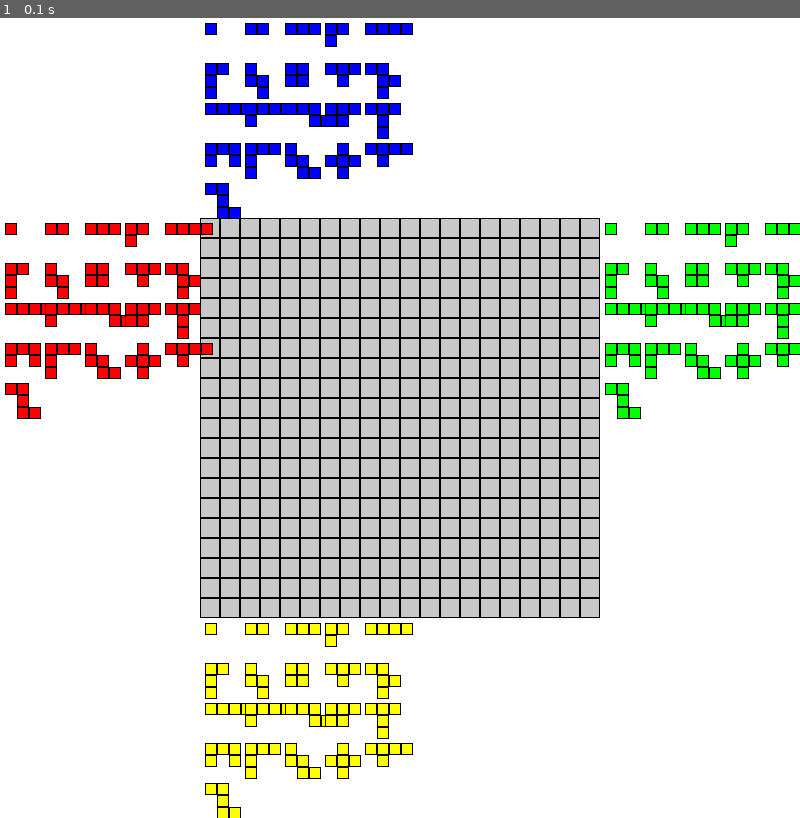
Above: before the commit, frame 1.
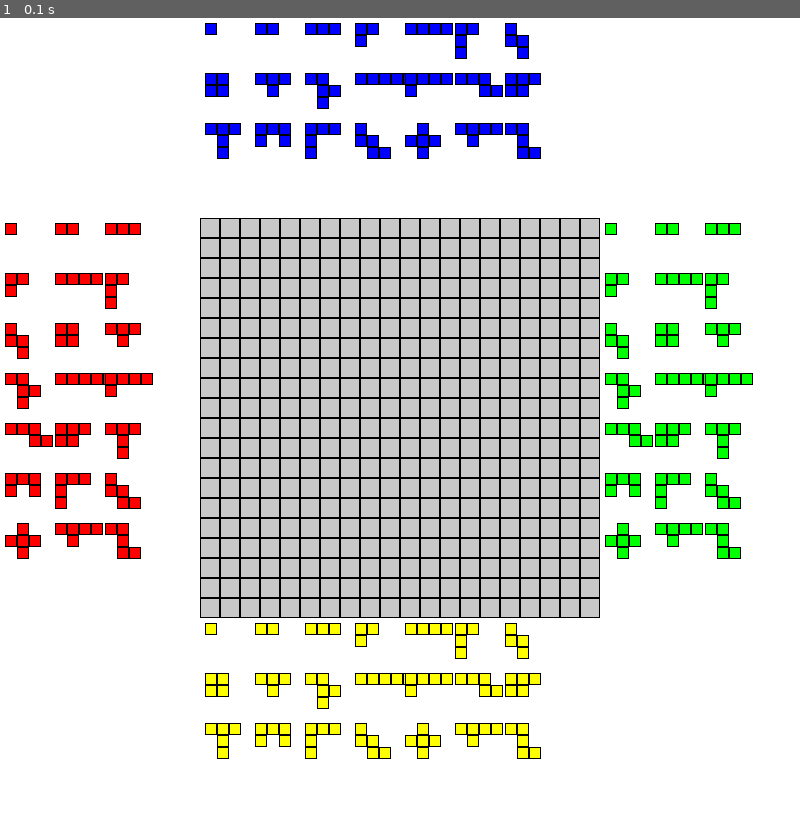
Above: after the commit, the same moment.

Repository: lhalcomb/Blokus
Game: pygame game, started from BlokusPyGame/src/main.py
Two runs of this game, one before a commit and one after it. Both use one fixed random seed, a clock stepped at 60 frames per second and the inputs below.
Inputs:
- Up to frame 1 (0.1 s): no input

The runs differ from the first frame. In frame 1, 13% of the frame differs, in the area x 0-100%, y 0-100%.

Commit message:
added render section helper, render_piece_selection has small bug. (I5 is touching the piece next to it).

Diff:
--- a/BlokusPyGame/src/ui.py
+++ b/BlokusPyGame/src/ui.py
@@ -9,7 +9,6 @@
 from player import Player
 
 CELL_SIZE = 20
-
 
 @dataclass
 class PanelRegion:
@@ -62,10 +61,8 @@
         Render each of the players' remaining pieces on their respective side of the board.
         """
         # this needs work
-        piece_spacing = 40
-        panel_tile_size = 12
-        padding = 5
-        pieces_per_row = 5
+        pieces_per_row = 3
+        pieces_per_col = 7
 
         left = self.piece_sections[0]  # red
         right = self.piece_sections[2]  # green
@@ -74,29 +71,38 @@
 
         for color, sections in self.piece_regions.items():
             # pygame.draw.rect(self.screen, color.value, (sections.x, sections.y, sections.width, sections.height))
+            player = Player(color)
+            if (color.value == left.value) or (color.value == right.value):
+                self._render_section(player, color, sections, pieces_per_row)
 
-            if color.value == left.value:
-                print(color.value)
+            elif (color.value == top.value) or (color.value == bottom.value):
+                self._render_section(player, color, sections, pieces_per_col)
 
-            y_offset = sections.y + padding
-            player = Player(color)
-            for idx, piece in enumerate(player.remaining_pieces):
-                piece_shape = PIECES[piece]
-
-                row = idx // pieces_per_row
-                col = idx % pieces_per_row
-
-                x_offset = sections.x + padding + col * piece_spacing
-                y_offset = sections.y + padding + row * piece_spacing
-
-                for dx, dy in piece_shape:
-                    x = x_offset + (dx * panel_tile_size)
-                    y = y_offset + (dy * panel_tile_size)
-                    pygame.draw.rect(self.screen, color.value, (x, y, panel_tile_size, panel_tile_size))
-                    pygame.draw.rect(self.screen, (0, 0, 0), (x, y, panel_tile_size, panel_tile_size), 1)
 
     def _render_piece_hover(self):
         """
         Render the currently selected piece that hovers over the grid to preview its placement.
         """
         pass
+
+    def _render_section(self, player: Player, color: Color, sections: PanelRegion, pieces_per_n: int):
+        """ Helper to render pieces into the sections with a given layout"""
+        piece_spacing = 50
+        panel_tile_size = 12
+        padding = 5
+
+        for idx, piece in enumerate(player.remaining_pieces):
+            piece_shape = PIECES[piece]
+
+            #Calculate grid positions
+            row = idx // pieces_per_n
+            col = idx % pieces_per_n
+
+            x_offset = sections.x + padding + col * piece_spacing
+            y_offset = sections.y + padding + row * piece_spacing
+
+            for dx, dy in piece_shape:
+                x = x_offset + dx * panel_tile_size
+                y = y_offset + dy * panel_tile_size
+                pygame.draw.rect(self.screen, color.value, (x, y, panel_tile_size, panel_tile_size))
+                pygame.draw.rect(self.screen, (0, 0, 0), (x, y, panel_tile_size, panel_tile_size), 1)
